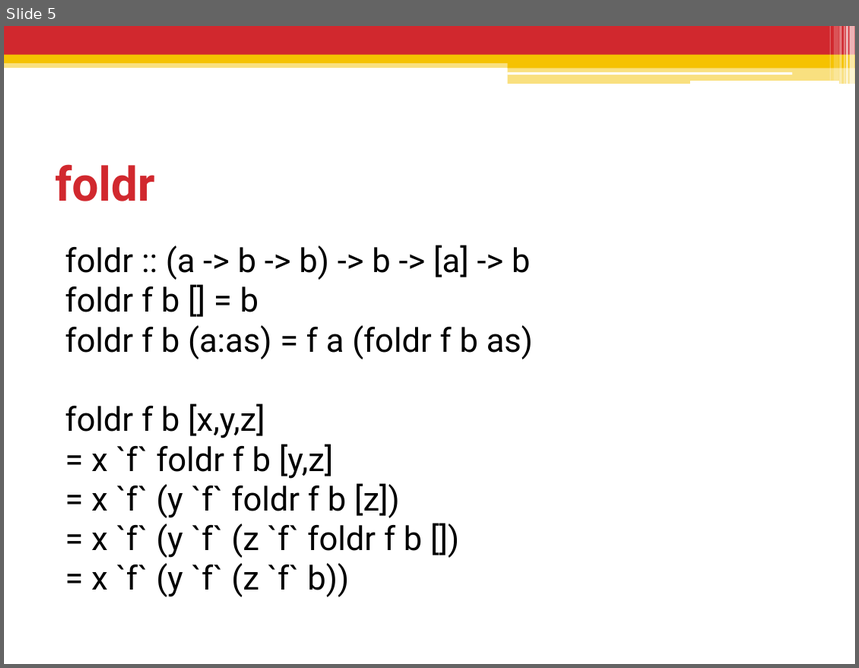
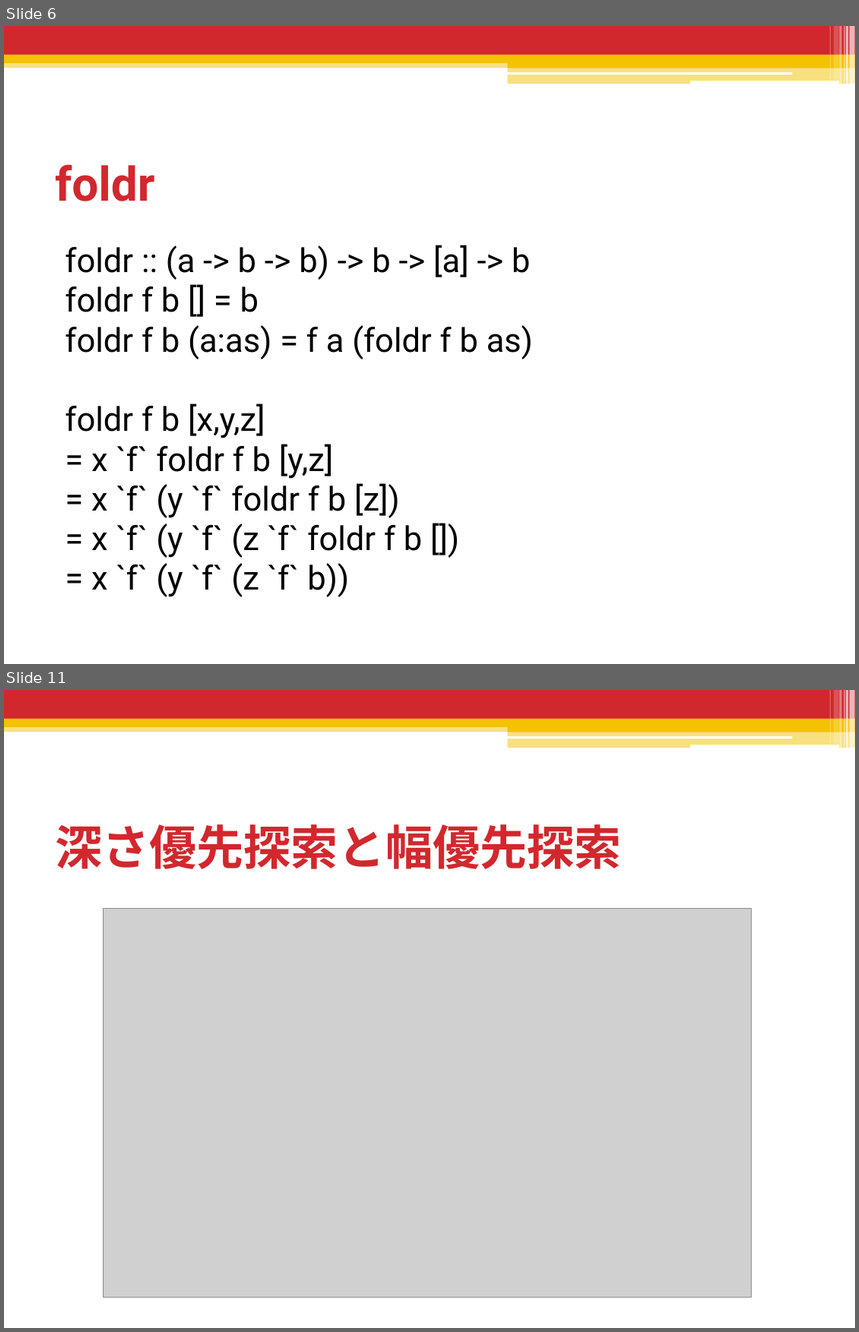
Before and after one commit to shiatsumat/HaskellLecture, a slide deck: 3_recursion_data/slides/3_recursion_data.pptx. Shown one above the other, each under a label of ours: slide 5 before the commit, slides 6 and 11 after it; the slides between them are not shown. The pictures are 859x668 and 859x1332 pixels, drawn with LibreOffice and Linux fonts; fonts in the diff are those of the drawing; grey boxes stand for pictures. Boxes give left, top, right and bottom in pixels: in the first picture for what was removed or moved away, otherwise in the second. Text is boxed around its words. In the diff, an @@ line names an element or a change of style, - is before the commit and + after.

```diff
--- a/3_recursion_data/slides/3_recursion_data.pptx
+++ b/3_recursion_data/slides/3_recursion_data.pptx
@@ slide 11 added at [4,690,855,1328], background #FFFFFF; not listed: 13 template elements that a slide beside it also shows @@
@@ title added at [55,825,622,869], 40 pt, text #D1282E, bold @@
+深さ優先探索と幅優先探索
@@ picture added at [104,909,751,1298] @@
@@ what was slide 5 is now slide 6 @@
```
Also in this commit, not shown: 16 other slides added, 3 slides removed, 26 other files.
